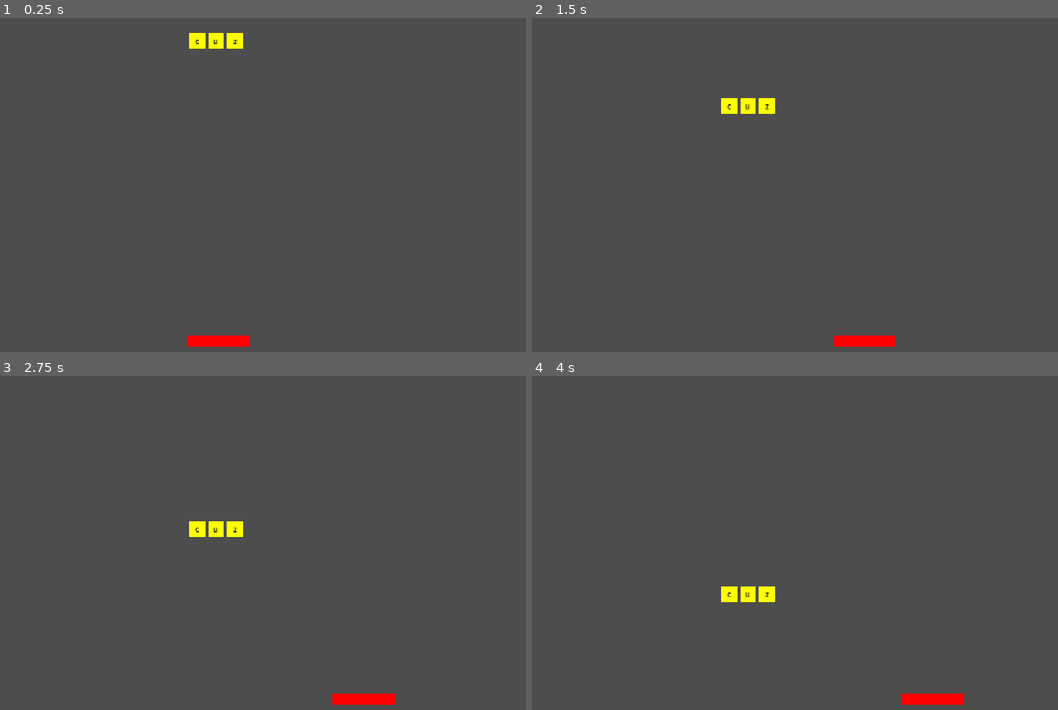
Above: before the commit, frames 1-4 (two rows, left to right).
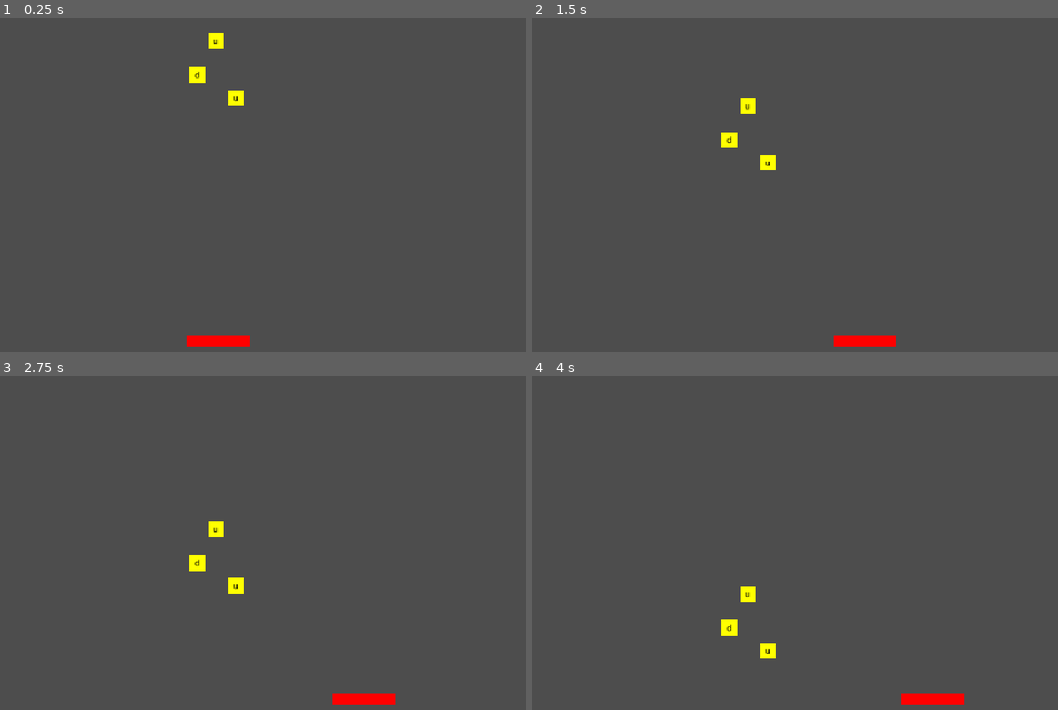
Above: after the commit, the same moments.

Repository: AxlMontblanc/laboratorio-de-particulas
Game: Godot game, scene res://main.tscn
Two runs of this game, one before a commit and one after it. Both use one fixed random seed, a clock stepped at 60 frames per second and the inputs below.
Inputs:
- Up to frame 1 (0.25 s): no input
- Up to frame 2 (1.5 s): hold Right (ui_right) 0.53-1.28 s; hold Left (ui_left) from 1.28 s (still down)
- Up to frame 3 (2.75 s): release Left (ui_left) at 2.03 s; hold Right (ui_right) from 2.03 s (still down)
- Up to frame 4 (4 s): release Right (ui_right) at 3.53 s; hold Left (ui_left) from 3.53 s (still down)

The runs differ from the first frame. In frame 1, 0.6% of the frame differs, in the area x 35-47%, y 4-27%; in frame 2, 0.6%; in frame 3, 0.6%, in the area x 35-47%, y 43-66%; in frame 4, 0.6%.

Commit message:
Logic of Quarks

Diff:
--- a/main.tscn
+++ b/main.tscn
@@ -12,9 +12,8 @@
 position = Vector2(557, 25)
 
 [node name="Quark3" parent="." unique_id=1702627881 instance=ExtResource("2_0xm2m")]
-position = Vector2(594, 25)
-type = "z"
+position = Vector2(596, 134)
 
 [node name="Quark2" parent="." unique_id=291346453 instance=ExtResource("2_0xm2m")]
-position = Vector2(521, 25)
-type = "c"
+position = Vector2(521, 90)
+type = "d"
--- a/recolector/colector.gd
+++ b/recolector/colector.gd
@@ -1,6 +1,8 @@
 extends Area2D
 @export var speed = 400
 @export var width = 120
+var trapped = []
+var total_charge = 0.0
 # Called when the node enters the scene tree for the first time.
 func _ready() -> void:
 	pass # Replace with function body.
@@ -14,5 +16,12 @@
 
 
 func _on_area_entered(area: Area2D) -> void:
-	print(area.charge)
+	trapped.append(area.type)
+	total_charge += area.charge
+	print(trapped)
+	print(total_charge)
+	if (total_charge in [-1.0, 0.0, 1.0, 2.0]):
+		print("Exists")
+		trapped = []
+		total_charge = 0
 	area.queue_free() # Replace with function body.
